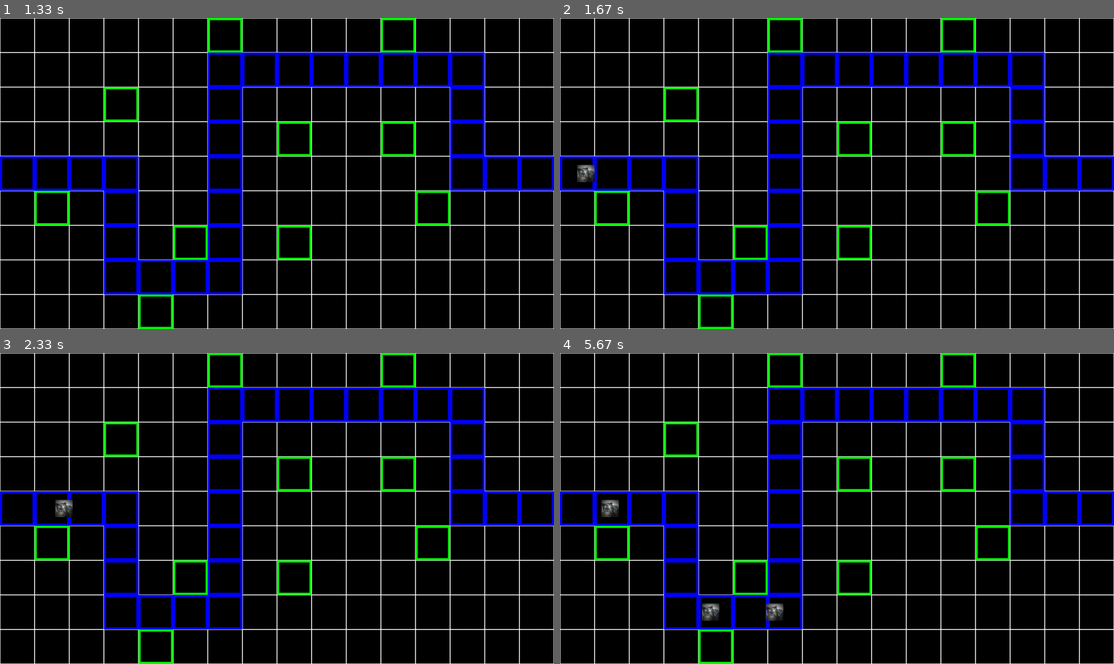
Above: before the commit, frames 1-4 (two rows, left to right).
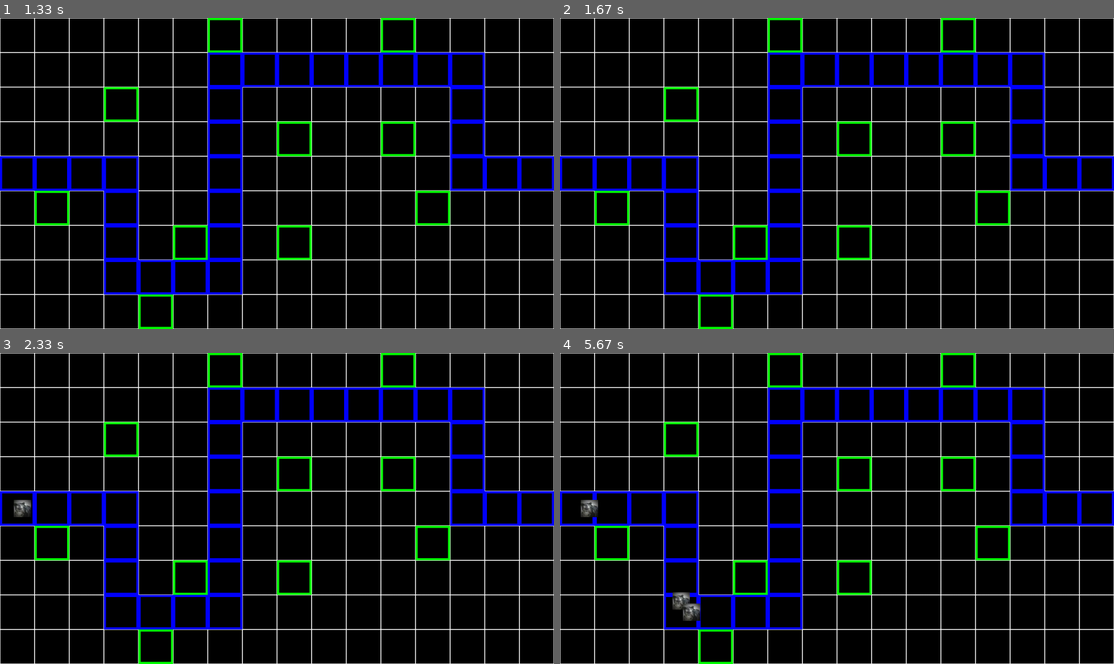
Above: after the commit, the same moments.

Repository: LenaSup/PyGame_project
Game: pygame game, started from main.py
The game is run twice, just before and just after one commit, with the same random seed, the same clock (stepped at 60 frames per second) and the same inputs.
Inputs (mouse positions are in pixels of both pictures, inside the frame that each line leads up to):
- Up to frame 1 (1.33 s): click (277, 257) at 0.38 s; press the mouse at (149, 89) at 0.7 s; move the mouse to (232, 95) at 0.8 s; release the mouse at (315, 101) at 0.93 s; click (66, 73) at 1.05 s
- Up to frame 2 (1.67 s): no input
- Up to frame 3 (2.33 s): no input
- Up to frame 4 (5.67 s): no input

Frame 1 is identical in both runs. In frame 2, 0.2% of the frame differs, in the area x 3-7%, y 47-53%; in frame 3, 0.3%; in frame 4, 1.0%, in the area x 3-41%, y 47-87%.

Commit message:
Мелкие правки с подгрузкой уровня.

Diff:
--- a/main.py
+++ b/main.py
@@ -228,23 +228,23 @@
                     pos = pygame.mouse.get_pos()
                     if pos[0] in range(coord[0][0], coord[0][0] + levels[0].get_width())\
                             and pos[1] in range(coord[0][1], coord[0][1] + levels[0].get_height()):
-                        self.selected_map = 1
+                        self.selected_map = 0
                         done = False
                     if pos[0] in range(coord[1][0], coord[1][0] + levels[1].get_width())\
                             and pos[1] in range(coord[1][1], coord[1][1] + levels[1].get_height()):
-                        self.selected_map = 2
+                        self.selected_map = 1
                         done = False
                     if pos[0] in range(coord[2][0], coord[2][0] + levels[2].get_width())\
                             and pos[1] in range(coord[2][1], coord[2][1] + levels[2].get_height()):
-                        self.selected_map = 3
+                        self.selected_map = 2
                         done = False
                     if pos[0] in range(coord[3][0], coord[3][0] + levels[3].get_width())\
                             and pos[1] in range(coord[3][1], coord[3][1] + levels[3].get_height()):
-                        self.selected_map = 4
+                        self.selected_map = 3
                         done = False
                     if pos[0] in range(coord[4][0], coord[4][0] + levels[4].get_width())\
                             and pos[1] in range(coord[4][1], coord[4][1] + levels[4].get_height()):
-                        self.selected_map = 5
+                        self.selected_map = 4
                         done = False
             pygame.display.flip()
             clock.tick(fps)
@@ -582,35 +582,7 @@
     # создания поля
     my_board = Board(screen, 16, 9)
     my_board.set_cell_size(80)
-    current_level = 0
-
-    # загрузка карты
-    current_wave, enemy_type = 0, 0
-    levels_data = [load_level('data/map1.map', 'data/waves1.txt')]
-    lvl, waves, wave_enemies = levels_data[current_level]
-    level, start_pos = generate_level(lvl, 80, screen)
-    for x in range(len(level)):
-        for y in range(len(level[x])):
-            my_board.set_cell(x, y, level[x][y])
-
-    # стандартные таймеры событий
-    spawn_enemy = pygame.USEREVENT + 1
-    my_event = pygame.USEREVENT + 2
-    time_is_passing = pygame.USEREVENT + 3
-    pygame.time.set_timer(my_event, 15)
-    pygame.time.set_timer(spawn_enemy, waves[current_wave][1])
-    pygame.time.set_timer(time_is_passing, 1000)
-    pause_wave = 10000
-    time_level = 0
-
-    enemy_default_settings = (start_pos[0] * 80 + my_board.cell_size // 4, start_pos[1] * 80 + my_board.cell_size // 4,
-                              screen)
-    enemy_types = [default_enemy, haste_enemy, armored_enemy]
-    n_enemies = [0 for _ in range(len(enemy_types))]
-    towers_types = [default_tower, sniper_tower, mortire]
-    type_tower = 0
-    current_tower = towers_types[type_tower]
-    #
+
     # часть Лены
     #
     # ----  Дополненая часть к прописаному мэйно(до игрового цикла)
@@ -622,7 +594,35 @@
     start_menu = StartMenu(start_menu_sprites)  # Создание обекта стартового миню
     play_but = PlayBut(start_menu_sprites, size, start_menu)
     start_menu.start_menu_display(screen, size)   # Вывод меню при включение
-    map_ = play_but.map()   # номер карты
+    current_level = play_but.map()   # номер карты
+    #
+
+    # загрузка карты
+    current_wave, enemy_type = 0, 0
+    levels_data = [load_level('data/map1.map', 'data/waves1.txt')]
+    lvl, waves, wave_enemies = levels_data[current_level]
+    level, start_pos = generate_level(lvl, 80, screen)
+    for x in range(len(level)):
+        for y in range(len(level[x])):
+            my_board.set_cell(x, y, level[x][y])
+
+    # стандартные таймеры событий
+    spawn_enemy = pygame.USEREVENT + 1
+    my_event = pygame.USEREVENT + 2
+    time_is_passing = pygame.USEREVENT + 3
+    pygame.time.set_timer(my_event, 15)
+    pygame.time.set_timer(spawn_enemy, waves[current_wave][1])
+    pygame.time.set_timer(time_is_passing, 1000)
+    pause_wave = 10000
+    time_level = 0
+
+    enemy_default_settings = (start_pos[0] * 80 + my_board.cell_size // 4, start_pos[1] * 80 + my_board.cell_size // 4,
+                              screen)
+    enemy_types = [default_enemy, haste_enemy, armored_enemy]
+    n_enemies = [0 for _ in range(len(enemy_types))]
+    towers_types = [default_tower, sniper_tower, mortire]
+    type_tower = 0
+    current_tower = towers_types[type_tower]
 
     running = True
 
@@ -650,10 +650,8 @@
                     while flag:
                         try:
                             if sum(n_enemies) == sum(wave_enemies[current_wave]):
-                                print(current_wave)
                                 current_wave += 1
                                 n_enemies = [0 for _ in range(len(enemy_types))]
-                                print(current_wave)
                                 pygame.time.set_timer(spawn_enemy, pause_wave)
                             if current_wave < len(wave_enemies) and n_enemies[enemy_type % len(enemy_types)] < wave_enemies\
                                 [current_wave][enemy_type % len(enemy_types)]:
